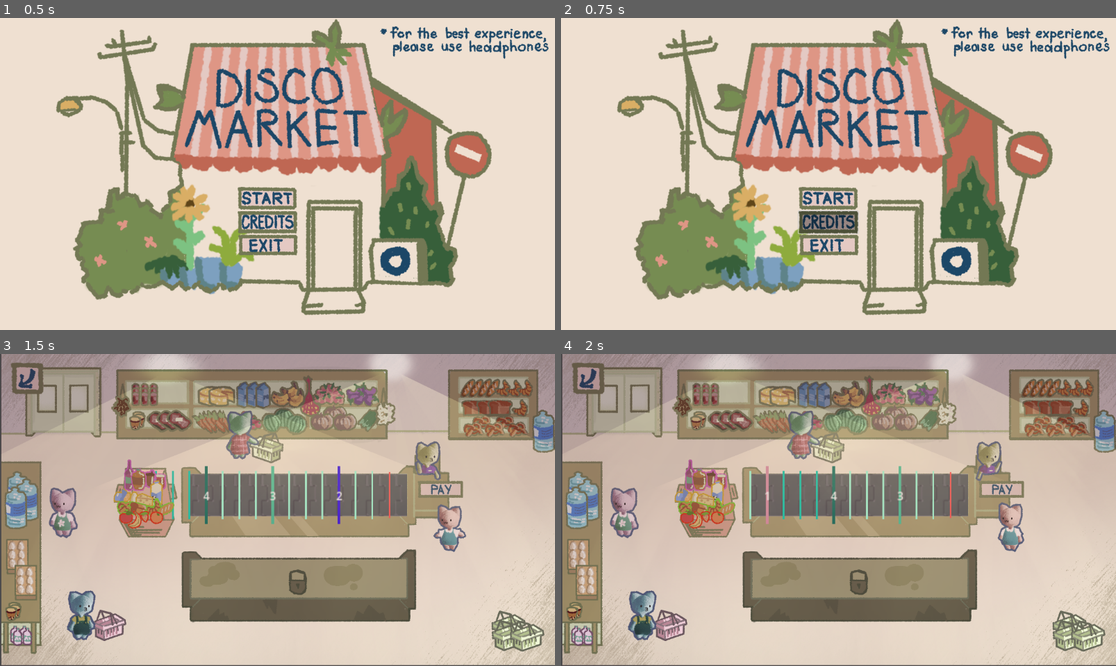
Above: before the commit, frames 1-4 (two rows, left to right).
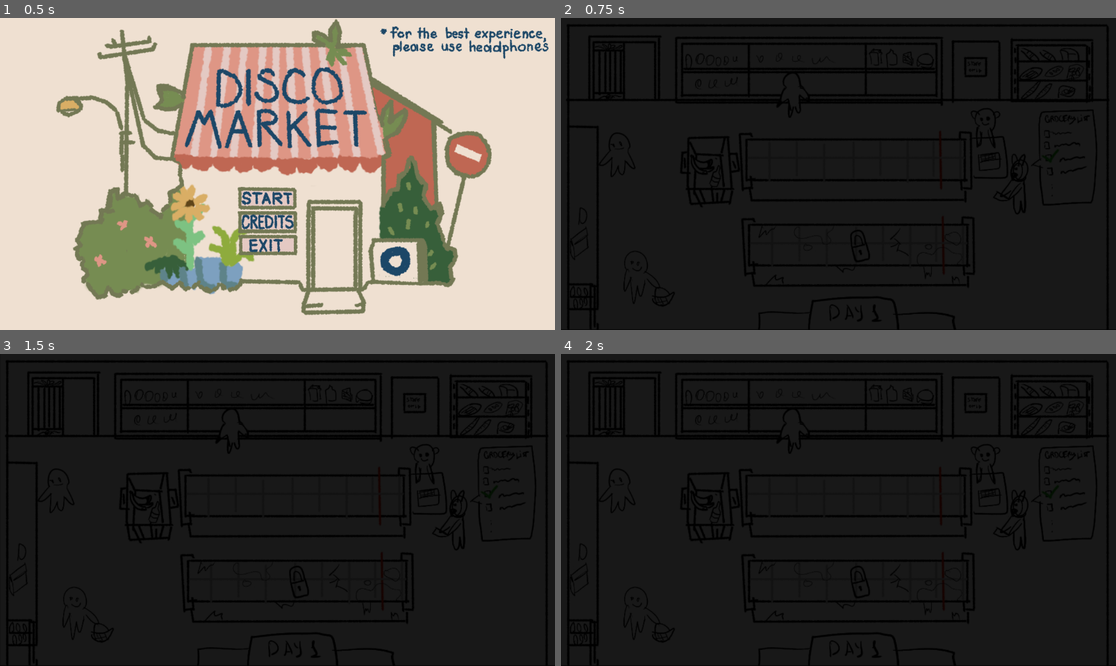
Above: after the commit, the same moments.

Repository: TheSenPie/disco-market
Game: Godot game, scene res://main_menu.tscn
The game is run twice, just before and just after one commit, with the same random seed, the same clock (stepped at 60 frames per second) and the same inputs.
Inputs (mouse positions are in pixels of both pictures, inside the frame that each line leads up to):
- Up to frame 1 (0.5 s): no input
- Up to frame 2 (0.75 s): click (827, 220) at 0.5 s
- Up to frame 3 (1.5 s): click (266, 534) at 1.27 s
- Up to frame 4 (2 s): no input

Frame 1 is identical in both runs. In frame 2, 100% of the frame differs, in the area x 0-100%, y 0-100%; in frame 3, 100%; in frame 4, 100%.

Commit message:
Add background music

Diff:
--- /dev/null
+++ b/assets/credits_page.gdshader
@@ -0,0 +1,23 @@
+shader_type canvas_item;
+render_mode unshaded;
+
+uniform sampler2D screen_texture : hint_screen_texture, repeat_disable, filter_nearest;
+
+float easeOutCubic(float x) {
+	return 1.0 - pow(1.0 - x, 3.0);
+}
+
+void fragment() {
+	const float height = 1.0 / SCREEN_PIXEL_SIZE.y;
+	const float midpoint = height / 2.0;
+	float dist = abs(midpoint - FRAGCOORD.y);
+	float normalized_dist = dist / height;
+	vec4 c = textureLod(screen_texture, SCREEN_UV, 0.0);
+
+    if (c.a > 0.0001) {
+        c.rgb /= c.a;
+    }
+
+    COLOR *= c;
+	COLOR.a = mix( 0.0, COLOR.a, smoothstep(1.0, 0.0, easeOutCubic( 2.0 * normalized_dist ) ) );
+}
--- /dev/null
+++ b/credits_page.gd
@@ -0,0 +1,29 @@
+extends Control
+
+@onready var container: VBoxContainer = $VBoxContainer
+
+signal credits_over
+
+var showTween: Tween
+
+func _ready() -> void:
+	container.position.y = 850
+	container.modulate.a = 1.0
+	show()
+	set_process_input(true)
+	showTween = create_tween()
+	# Scroll up
+	showTween.tween_property(container, "position:y", -795.0, 16.0)
+	showTween.tween_interval(0.5)
+	# Fade out
+	showTween.tween_property(container, "modulate:a", 0.0, 1.5)
+	showTween.tween_callback(hide)
+	showTween.tween_callback(_creadits_over)
+
+func _unhandled_input(event: InputEvent) -> void:
+	if (event.is_action_pressed("exit")):
+		if (visible):
+			_creadits_over()
+
+func _creadits_over() -> void:
+	get_tree().change_scene_to_file("res://main_menu.tscn")
--- /dev/null
+++ b/credits_page.tscn
@@ -0,0 +1,69 @@
+[gd_scene load_steps=5 format=3 uid="uid://cuo0rgebum1tk"]
+
+[ext_resource type="Script" uid="uid://e03ae2un37kr" path="res://credits_page.gd" id="1_dkybi"]
+[ext_resource type="Shader" uid="uid://btfkkax8ss0op" path="res://assets/credits_page.gdshader" id="1_eqq10"]
+[ext_resource type="Texture2D" uid="uid://cq6wiqlvpd575" path="res://assets/preview.jpg" id="2_22tu3"]
+
+[sub_resource type="ShaderMaterial" id="ShaderMaterial_dkybi"]
+shader = ExtResource("1_eqq10")
+
+[node name="CreditsPage" type="Control"]
+layout_mode = 3
+anchors_preset = 15
+anchor_right = 1.0
+anchor_bottom = 1.0
+grow_horizontal = 2
+grow_vertical = 2
+script = ExtResource("1_dkybi")
+
+[node name="Preview" type="Sprite2D" parent="."]
+modulate = Color(0.0962046, 0.0962048, 0.0962047, 1)
+position = Vector2(577, 323)
+scale = Vector2(1.16764, 1.16722)
+texture = ExtResource("2_22tu3")
+
+[node name="VBoxContainer" type="VBoxContainer" parent="."]
+layout_mode = 1
+anchors_preset = 8
+anchor_left = 0.5
+anchor_top = 0.5
+anchor_right = 0.5
+anchor_bottom = 0.5
+offset_left = -20.0
+offset_top = -20.0
+offset_right = 20.0
+offset_bottom = 20.0
+grow_horizontal = 2
+grow_vertical = 2
+
+[node name="CanvasGroup" type="CanvasGroup" parent="VBoxContainer"]
+material = SubResource("ShaderMaterial_dkybi")
+
+[node name="Label" type="Label" parent="VBoxContainer/CanvasGroup"]
+offset_right = 43.0
+offset_bottom = 23.0
+text = "AAAA"
+
+[node name="Label2" type="Label" parent="VBoxContainer/CanvasGroup"]
+offset_top = 27.0
+offset_right = 43.0
+offset_bottom = 50.0
+text = "AAAA"
+
+[node name="Label3" type="Label" parent="VBoxContainer/CanvasGroup"]
+offset_top = 54.0
+offset_right = 43.0
+offset_bottom = 77.0
+text = "AAAA"
+
+[node name="Label4" type="Label" parent="VBoxContainer/CanvasGroup"]
+offset_top = 81.0
+offset_right = 43.0
+offset_bottom = 104.0
+text = "AAAA"
+
+[node name="Label5" type="Label" parent="VBoxContainer/CanvasGroup"]
+offset_top = 108.0
+offset_right = 43.0
+offset_bottom = 131.0
+text = "AAAA"
--- a/main.gd
+++ b/main.gd
@@ -1,4 +1,7 @@
 extends Node2D
+
+func _ready() -> void:
+	BackgroundMusic.stop()
 
 func _on_return_pressed() -> void:
 	get_tree().change_scene_to_file("res://main_menu.tscn")
--- a/main_menu.gd
+++ b/main_menu.gd
@@ -1,9 +1,15 @@
 extends Control
 
+func _ready() -> void:
+	if not BackgroundMusic.is_playing():
+		BackgroundMusic.play()
+
 func _on_start_pressed() -> void:
-	print("start pressed")
 	get_tree().change_scene_to_file("res://main.tscn")
 
 func _on_exit_pressed() -> void:
-	print("start pressed")
 	get_tree().quit()
+
+
+func _on_credits_button_pressed() -> void:
+	get_tree().change_scene_to_file("res://credits_page.tscn")
--- a/main_menu.tscn
+++ b/main_menu.tscn
@@ -8,7 +8,6 @@
 [ext_resource type="Texture2D" uid="uid://c503p5j6uy5li" path="res://assets/Sprites/Buttons/creditsbutton.png" id="6_0o4t1"]
 [ext_resource type="Texture2D" uid="uid://c08xe4wx2w7p3" path="res://assets/Sprites/Buttons/exitbuttonhover.png" id="6_nlkkf"]
 [ext_resource type="Texture2D" uid="uid://vklh0xmfkjxs" path="res://assets/Sprites/Buttons/creditsbuttonhover.png" id="7_8qtwp"]
-[ext_resource type="AudioStream" uid="uid://b0xni0bxg51np" path="res://assets/disco-market_sounds.ogg" id="7_qe12f"]
 [ext_resource type="Texture2D" uid="uid://cieyb6t4ran4g" path="res://assets/Sprites/menutext.png" id="9_dy7ct"]
 
 [sub_resource type="StyleBoxTexture" id="StyleBoxTexture_nlkkf"]
@@ -136,10 +135,6 @@
 scale = Vector2(0.6, 0.580759)
 texture = ExtResource("9_dy7ct")
 
-[node name="AudioStreamPlayer2D" type="AudioStreamPlayer2D" parent="."]
-stream = ExtResource("7_qe12f")
-autoplay = true
-playback_type = 1
-
 [connection signal="pressed" from="start_button" to="." method="_on_start_pressed"]
+[connection signal="pressed" from="credits_button" to="." method="_on_credits_button_pressed"]
 [connection signal="pressed" from="exit_button" to="." method="_on_exit_pressed"]
--- /dev/null
+++ b/objects/background_music/background_music.gd
@@ -0,0 +1 @@
+extends AudioStreamPlayer2D
--- /dev/null
+++ b/objects/background_music/background_music.tscn
@@ -0,0 +1,8 @@
+[gd_scene load_steps=2 format=3 uid="uid://b80k8t0ffncdv"]
+
+[ext_resource type="AudioStream" uid="uid://b0xni0bxg51np" path="res://assets/disco-market_sounds.ogg" id="1_jqk15"]
+
+[node name="BackgroundMusic" type="AudioStreamPlayer2D"]
+stream = ExtResource("1_jqk15")
+autoplay = true
+playback_type = 1
--- a/project.godot
+++ b/project.godot
@@ -15,6 +15,18 @@
 config/features=PackedStringArray("4.4", "Mobile")
 config/icon="res://icon.svg"
 
+[autoload]
+
+BackgroundMusic="*res://objects/background_music/background_music.tscn"
+
+[input]
+
+exit={
+"deadzone": 0.2,
+"events": [Object(InputEventKey,"resource_local_to_scene":false,"resource_name":"","device":-1,"window_id":0,"alt_pressed":false,"shift_pressed":false,"ctrl_pressed":false,"meta_pressed":false,"pressed":false,"keycode":0,"physical_keycode":4194305,"key_label":0,"unicode":0,"location":0,"echo":false,"script":null)
+]
+}
+
 [physics]
 
 common/physics_ticks_per_second=120
Not shown, added: assets/credits_page.gdshader.uid
Not shown, added: credits_page.gd.uid
Not shown: 1 places in main_menu.tscn that only renumber resources
Not shown, added: objects/background_music/background_music.gd.uid
